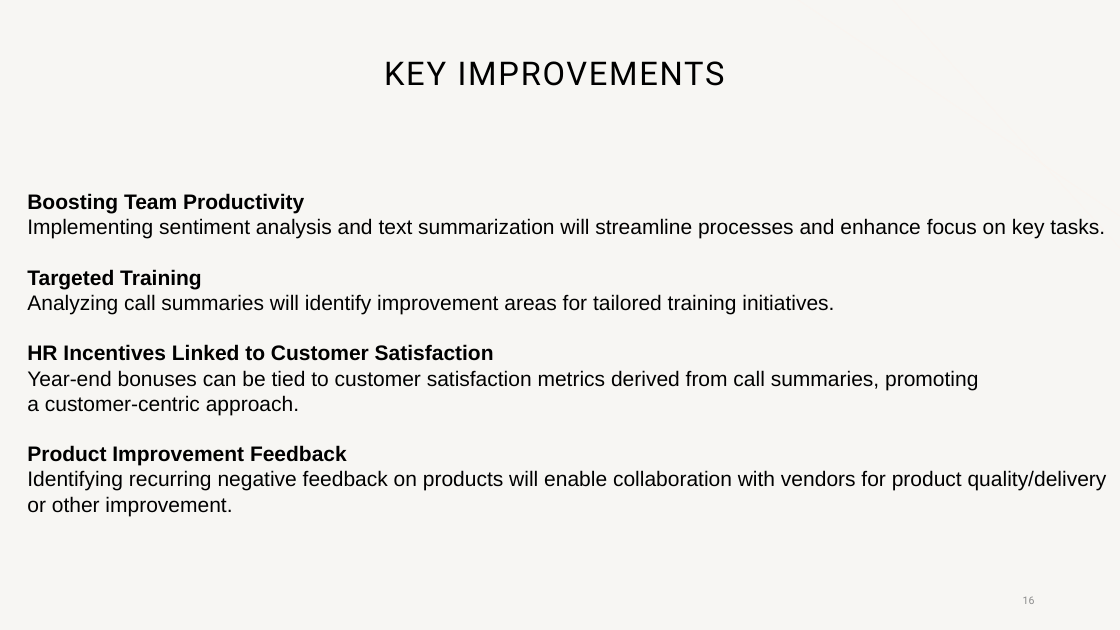
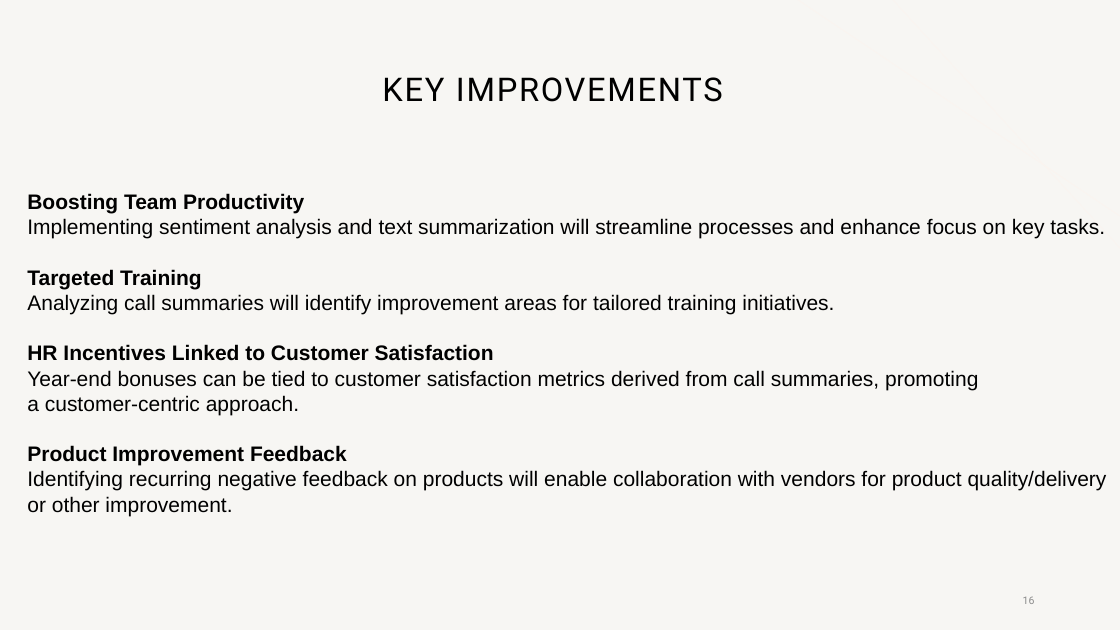
Before and after one commit to meanirban100/IBM-Watsonx-Hackathon, a slide deck: slide 16 of IBM-Watsonx-Presentation.pptx. Drawn at 1120x630 pixels with LibreOffice and Linux fonts; fonts in the diff are those of the drawing; background and template pictures are left out. Boxes give left, top, right and bottom in pixels: in the first picture for what was removed or moved away, otherwise in the second. Text is boxed around its words. In the diff, an @@ line names an element or a change of style, - is before the commit and + after.

Commit message:
updated presentation

```diff
--- a/IBM-Watsonx-Presentation.pptx
+++ b/IBM-Watsonx-Presentation.pptx
@@ title "KEY IMPROVEMENTS": place and size @@
-title "KEY IMPROVEMENTS" at bbox=[384, 61, 725, 86]
+title "KEY IMPROVEMENTS" at bbox=[382, 77, 723, 102]
```
